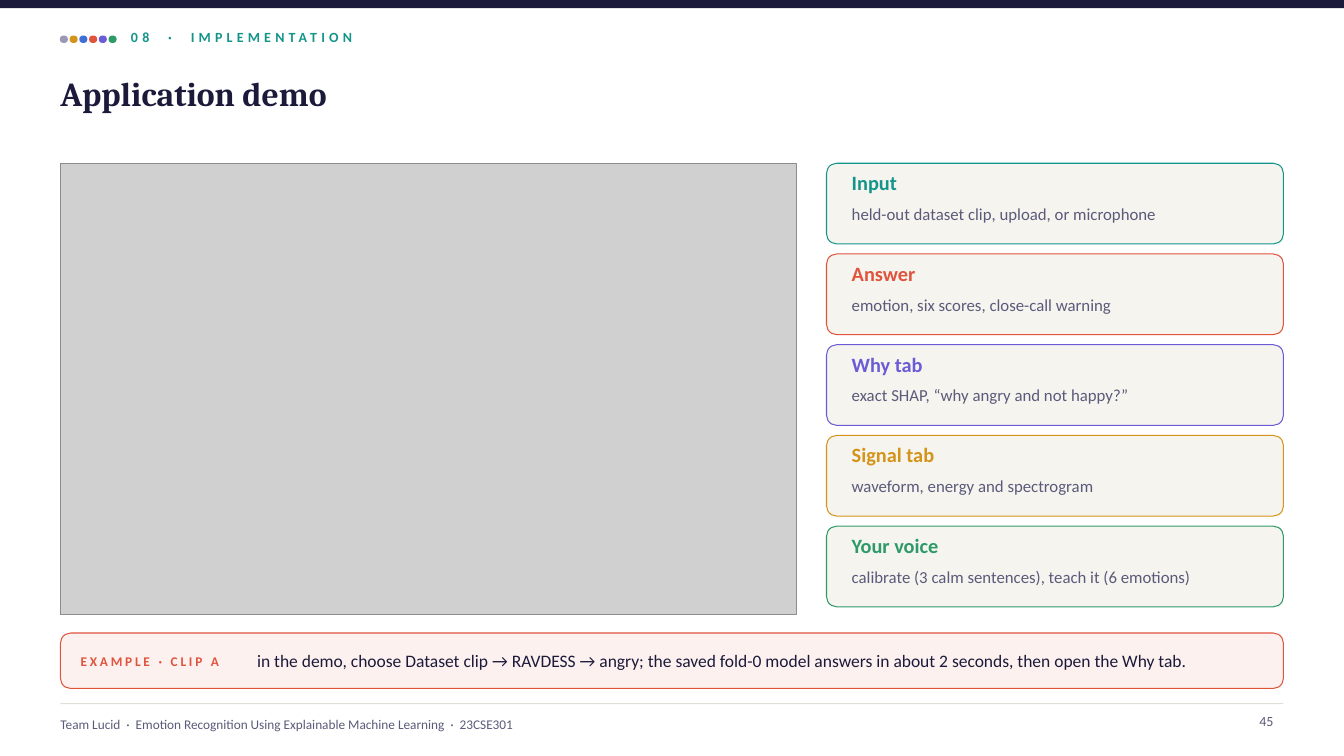
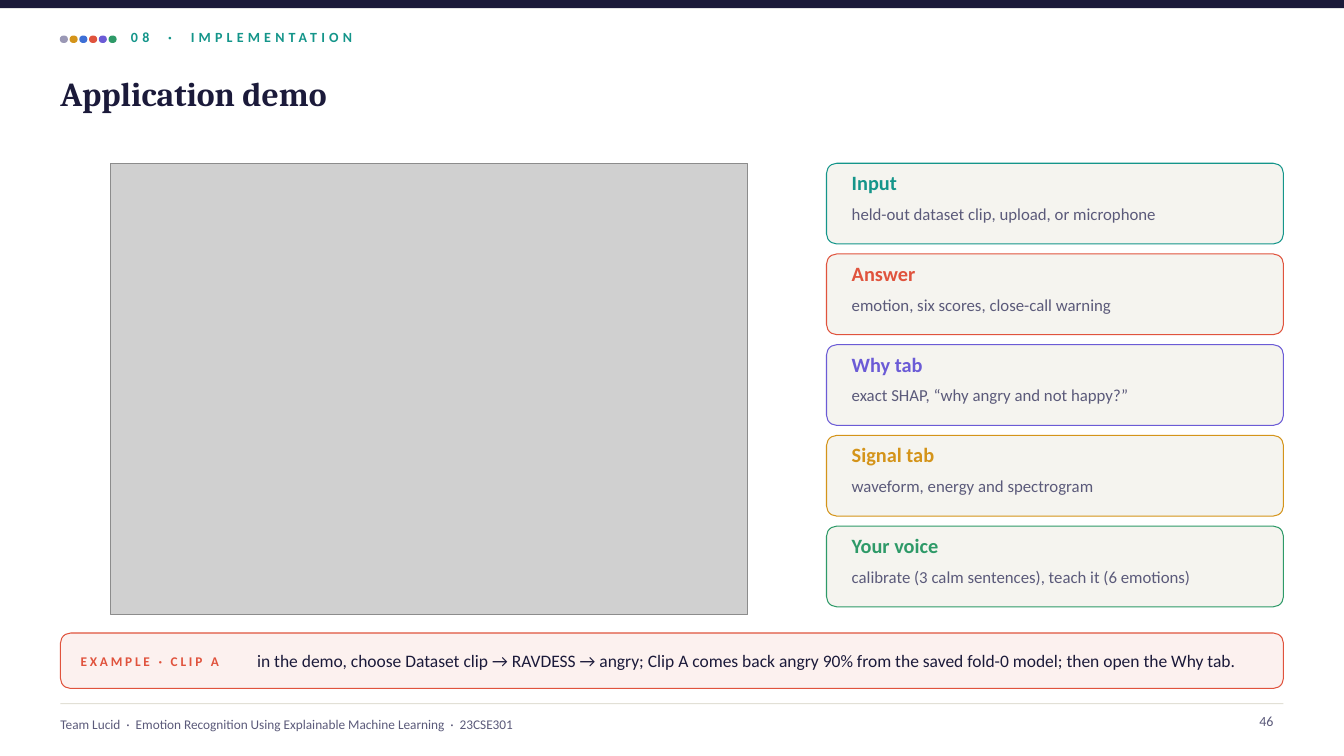
Before and after one commit to shreyashsp25/lucid-speech-emotion-xai, a slide deck: slide 46 of report/Lucid_Final_Review.pptx (slide 45 before the commit). Drawn at 1344x756 pixels with LibreOffice and Linux fonts; fonts in the diff are those of the drawing; grey boxes stand for pictures. Boxes give left, top, right and bottom in pixels: in the first picture for what was removed or moved away, otherwise in the second. Text is boxed around its words. In the diff, an @@ line names an element or a change of style, - is before the commit and + after.

```diff
--- a/report/Lucid_Final_Review.pptx
+++ b/report/Lucid_Final_Review.pptx
@@ picture: place and size @@
-picture at (60,163,797,615)
+picture at (111,163,748,615)
@@ text at (257,655,1235,670): text changed @@
-in the demo, choose Dataset clip → RAVDESS → angry; the saved fold-0 model answers in about 2 seconds, then open the Why tab.
+in the demo, choose Dataset clip → RAVDESS → angry; Clip A comes back angry 90% from the saved fold-0 model; then open the Why tab.
```
Also in this commit, not shown: 17 other slides changed, 1 slide added, 8 other files.
